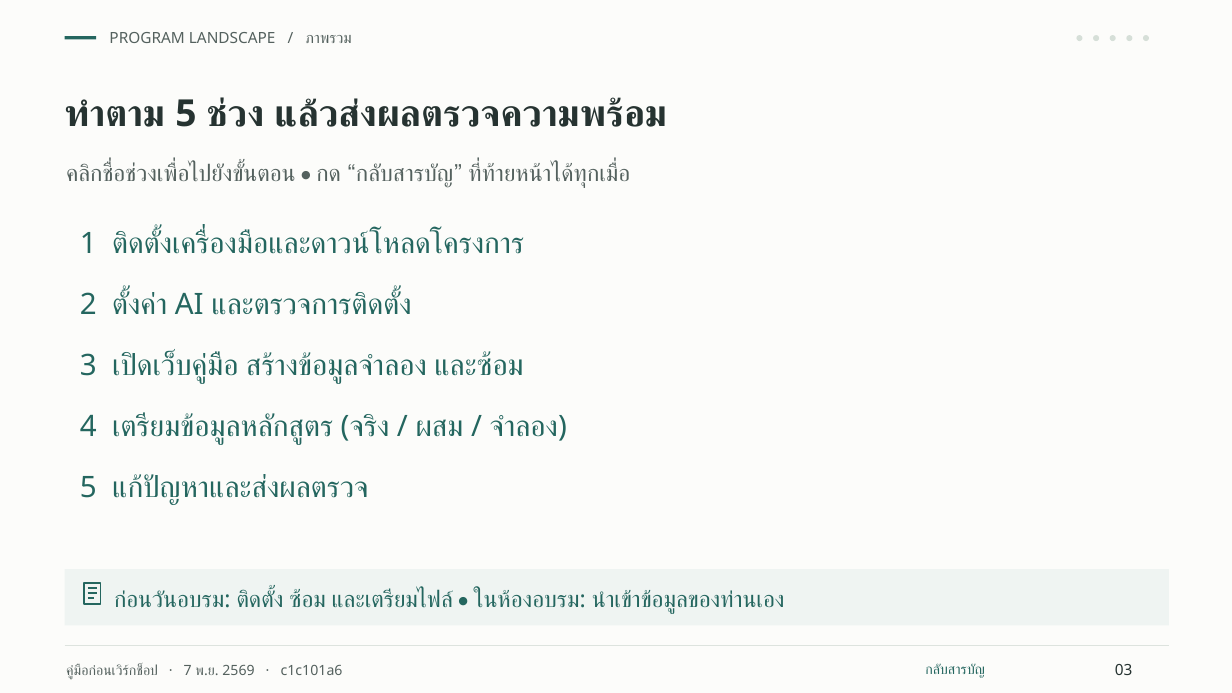
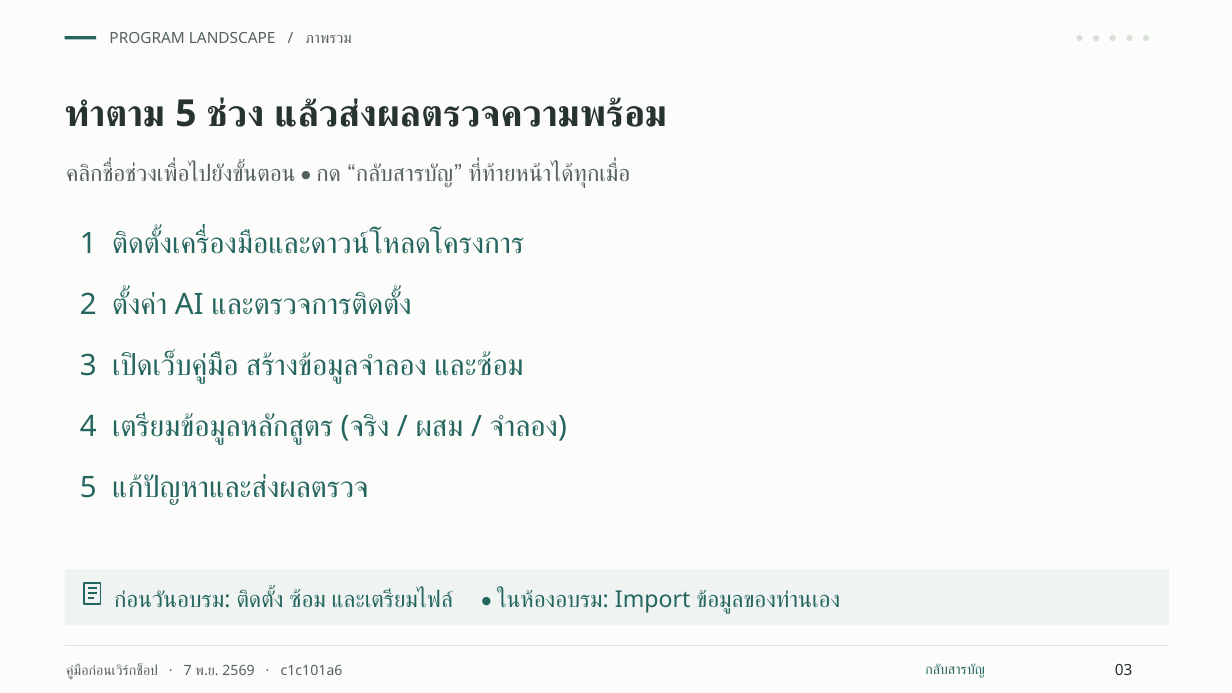
Before and after one commit to KMUTT-ETS/program-landscape, a slide deck: slide 3 of workshop/pre-workshop-preparation.pptx. Drawn at 1232x693 pixels with LibreOffice and Linux fonts; fonts in the diff are those of the drawing. Boxes give left, top, right and bottom in pixels: in the first picture for what was removed or moved away, otherwise in the second. Text is boxed around its words. In the diff, an @@ line names an element or a change of style, - is before the commit and + after.

```diff
--- a/workshop/pre-workshop-preparation.pptx
+++ b/workshop/pre-workshop-preparation.pptx
@@ text at [114,589,840,614]: text changed @@
-ก่อนวันอบรม: ติดตั้ง ซ้อม และเตรียมไฟล์ • ในห้องอบรม: นำเข้าข้อมูลของท่านเอง
+ก่อนวันอบรม: ติดตั้ง ซ้อม และเตรียมไฟล์ • ในห้องอบรม: Import ข้อมูลของท่านเอง
```
Also in this commit, not shown: 1 other slide changed, 2 other files.
